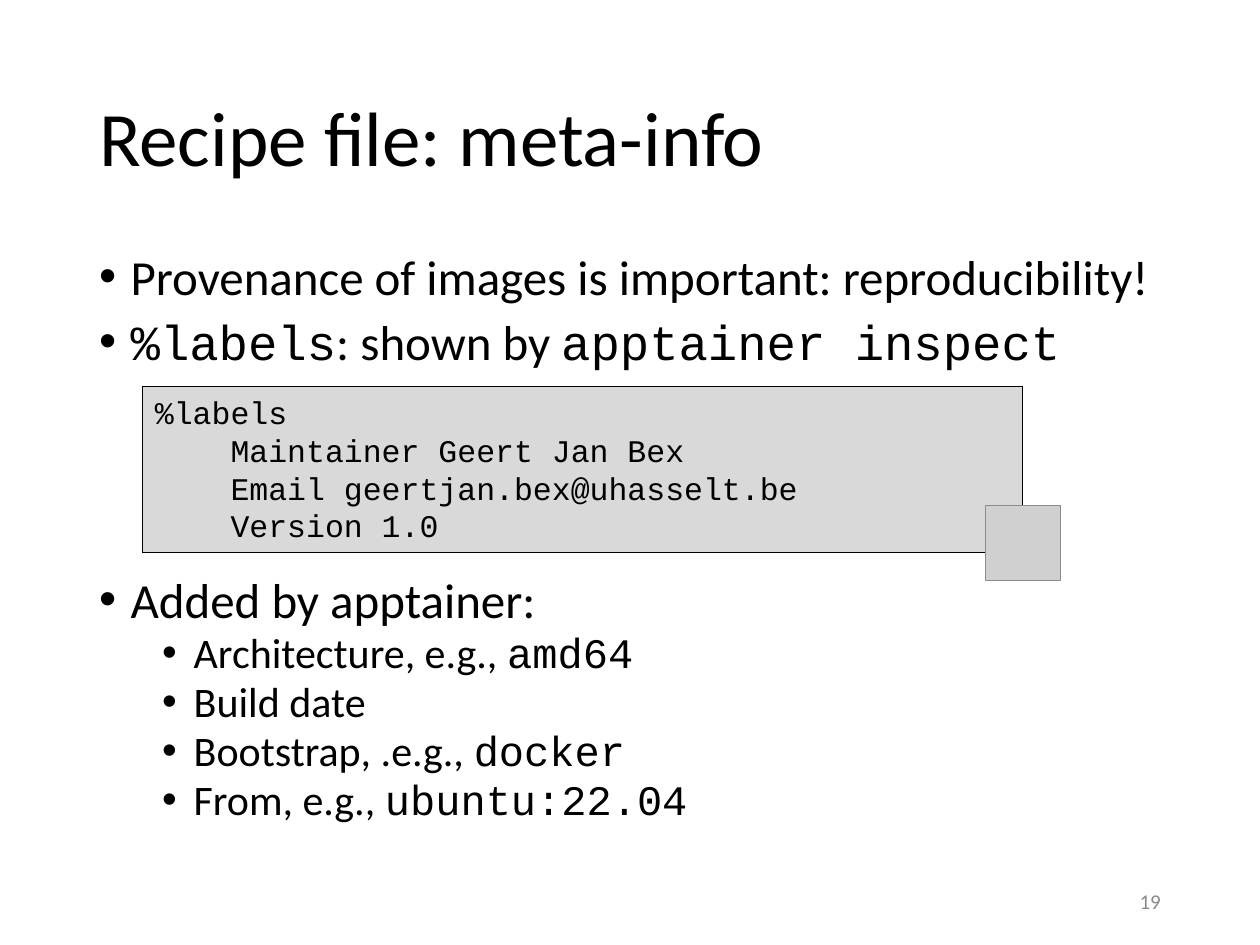
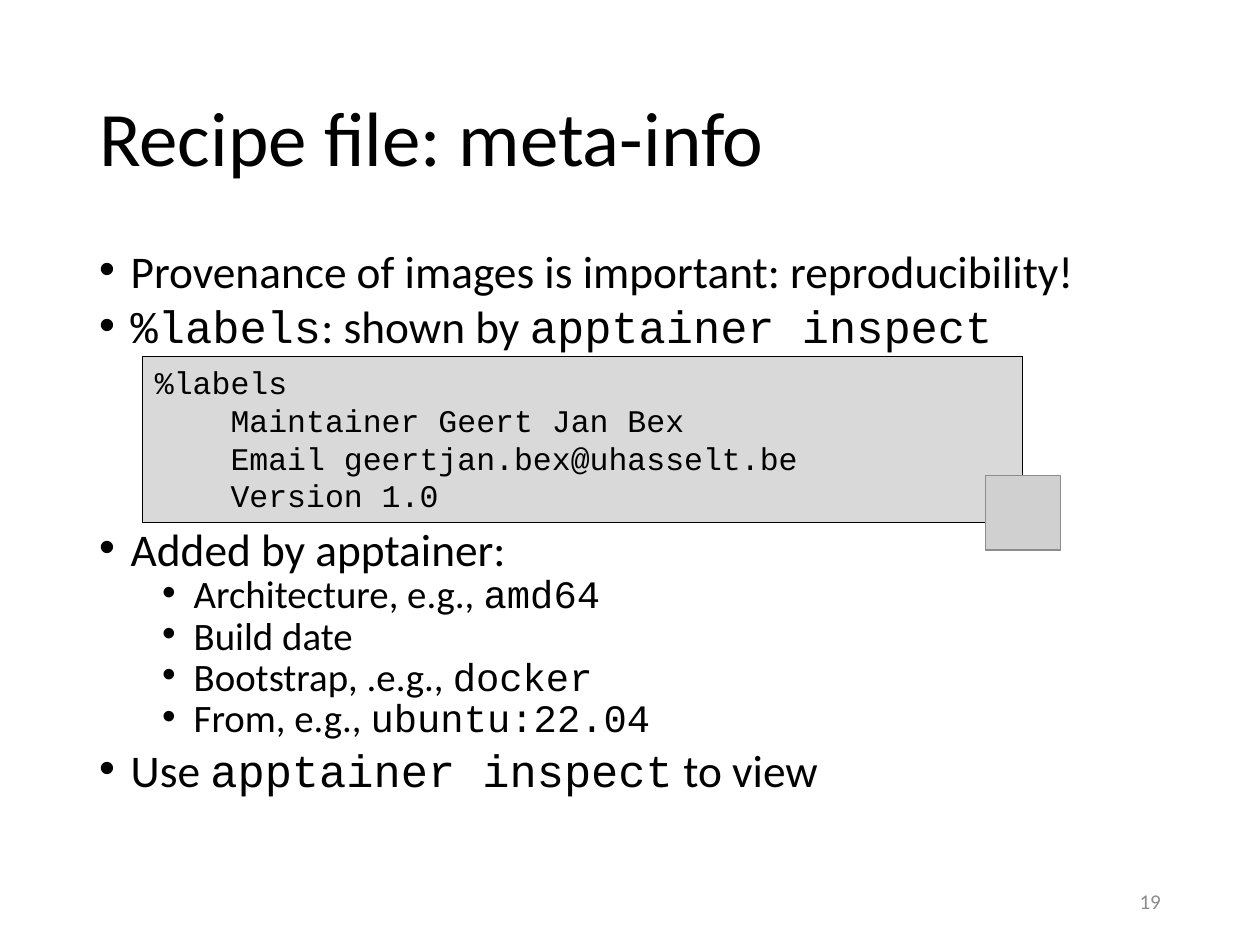
Before and after one commit to gjbex/Containers-for-HPC, a slide deck: slide 19 of containers_for_hpc.pptx. Drawn at 1260x945 pixels with LibreOffice and Linux fonts; fonts in the diff are those of the drawing; grey boxes stand for pictures. Boxes give left, top, right and bottom in pixels: in the first picture for what was removed or moved away, otherwise in the second. Text is boxed around its words. In the diff, an @@ line names an element or a change of style, - is before the commit and + after.

```diff
--- a/containers_for_hpc.pptx
+++ b/containers_for_hpc.pptx
@@ text at [131, 256, 1073, 739]: size 28 to 25.9 pt in "Provenance of images is important: reproducibility!", "%labels: shown by apptainer inspect", "Added by apptainer:"; size 24 to 22.2 pt in "Architecture, e.g., amd64", "Build date", "Bootstrap, .e.g., docker", "From, e.g., ubuntu:22.04"; line spacing 0.8 to 0.7 @@
@@ rectangle "%labels": place and size @@
-rectangle "%labels" at [142, 387, 1023, 552]
+rectangle "%labels" at [142, 357, 1023, 522]
@@ picture: place and size @@
-picture at [985, 505, 1060, 580]
+picture at [985, 475, 1060, 549]
@@ text at [131, 755, 818, 797]: paragraph added @@
+• Use apptainer inspect to view
```
Also in this commit, not shown: 7 other slides changed.
